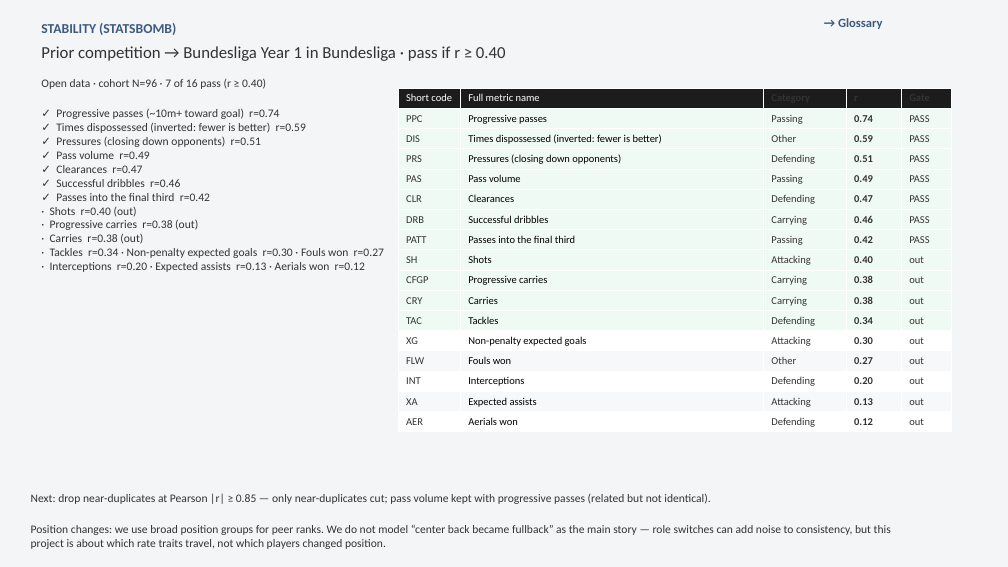
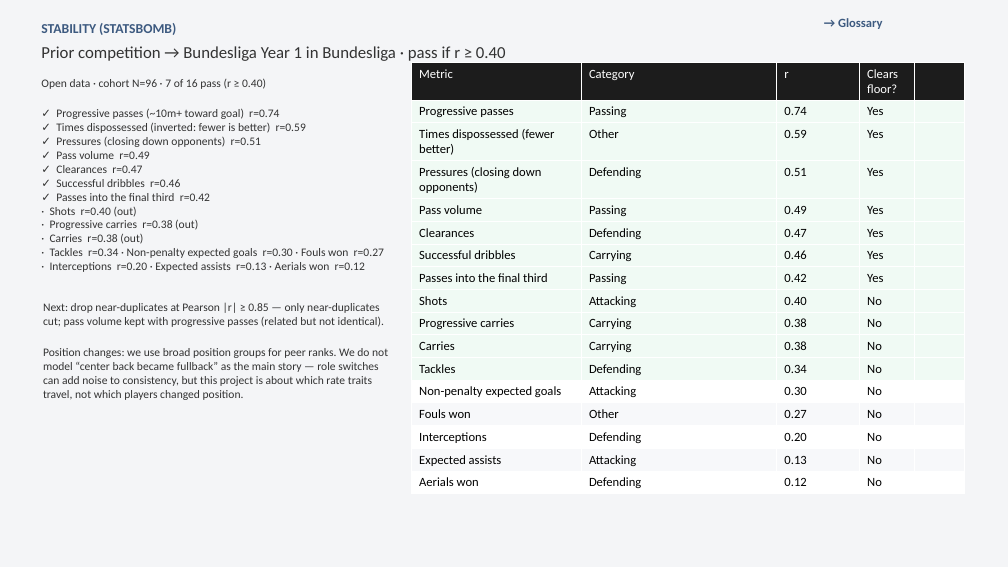
Before and after one commit to colbymorris08/bundesliga-transfer-traits, a slide deck: slide 9 of bundesliga_transfer_traits.pptx. Drawn at 1008x567 pixels with LibreOffice and Linux fonts; fonts in the diff are those of the drawing. Boxes give left, top, right and bottom in pixels: in the first picture for what was removed or moved away, otherwise in the second. Text is boxed around its words. In the diff, an @@ line names an element or a change of style, - is before the commit and + after.

```diff
--- a/bundesliga_transfer_traits.pptx
+++ b/bundesliga_transfer_traits.pptx
@@ table at <box>411,62,965,493</box> @@
-row 1: Short code | Full metric name | Category | r | Gate
+row 1: Metric | Category | r | Clears floor? | 
-row 2: PPC | Progressive passes | Passing | 0.74 | PASS
+row 2: Progressive passes | Passing | 0.74 | Yes | 
-row 3: DIS | Times dispossessed (inverted: fewer is better) | Other | 0.59 | PASS
+row 3: Times dispossessed (fewer better) | Other | 0.59 | Yes | 
-row 4: PRS | Pressures (closing down opponents) | Defending | 0.51 | PASS
+row 4: Pressures (closing down opponents) | Defending | 0.51 | Yes | 
-row 5: PAS | Pass volume | Passing | 0.49 | PASS
+row 5: Pass volume | Passing | 0.49 | Yes | 
-row 6: CLR | Clearances | Defending | 0.47 | PASS
+row 6: Clearances | Defending | 0.47 | Yes | 
-row 7: DRB | Successful dribbles | Carrying | 0.46 | PASS
+row 7: Successful dribbles | Carrying | 0.46 | Yes | 
-row 8: PATT | Passes into the final third | Passing | 0.42 | PASS
+row 8: Passes into the final third | Passing | 0.42 | Yes | 
-row 9: SH | Shots | Attacking | 0.40 | out
+row 9: Shots | Attacking | 0.40 | No | 
-row 10: CFGP | Progressive carries | Carrying | 0.38 | out
+row 10: Progressive carries | Carrying | 0.38 | No | 
-row 11: CRY | Carries | Carrying | 0.38 | out
+row 11: Carries | Carrying | 0.38 | No | 
-row 12: TAC | Tackles | Defending | 0.34 | out
+row 12: Tackles | Defending | 0.34 | No | 
-row 13: XG | Non-penalty expected goals | Attacking | 0.30 | out
+row 13: Non-penalty expected goals | Attacking | 0.30 | No | 
-row 14: FLW | Fouls won | Other | 0.27 | out
+row 14: Fouls won | Other | 0.27 | No | 
-row 15: INT | Interceptions | Defending | 0.20 | out
+row 15: Interceptions | Defending | 0.20 | No | 
-row 16: XA | Expected assists | Attacking | 0.13 | out
+row 16: Expected assists | Attacking | 0.13 | No | 
-row 17: AER | Aerials won | Defending | 0.12 | out
+row 17: Aerials won | Defending | 0.12 | No | 
@@ table: place and size @@
-table at <box>399,88,951,431</box>
+table at <box>411,62,965,493</box>
@@ text "Next: drop near-duplicates at Pearson ..." rewrapped from <box>31,493,891,549</box> to <box>43,302,388,400</box> @@
```
Also in this commit, not shown: 9 other slides changed.
